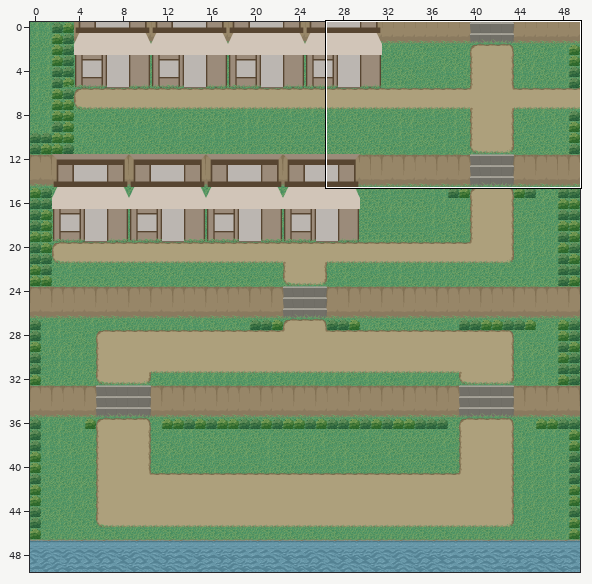
Tiled map -- assets/map_1.tmx. Above, an overview of the earlier version with the close-up marked.
Close-up. First the earlier version:
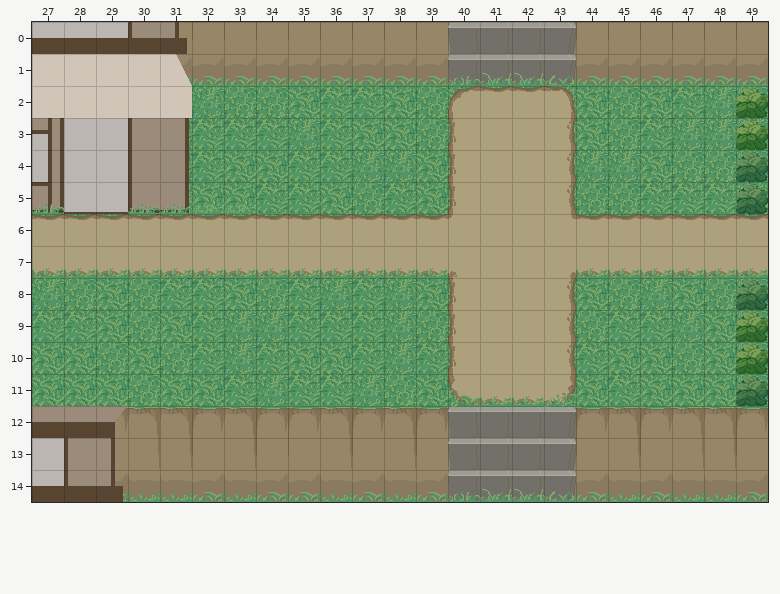
Cells are 32x32 px. Shown: x 27..49, y 0..14.
After the commit:
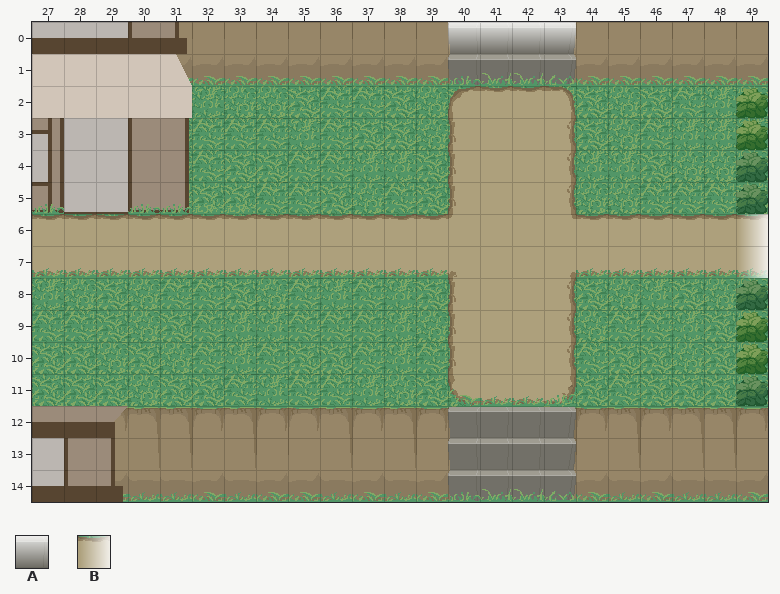
Key: from "tileset_exterieur": A 8, B 8 turned 90.
_ is an empty cell.
Tiles of an added or newly shown layer are drawn over the layers below it.
See-through tiles are keyed as they look on the map.
Difference:
Layer "sortie" (added):
Tile A is added in row 0 at x 40 to 43.
Tile B is added in rows 6 to 7 at x 49.
Changed places in both close-ups, as pixel boxes (x1, y1, x2, y2):
added: (448, 22, 576, 51)
added: (739, 214, 768, 278)
